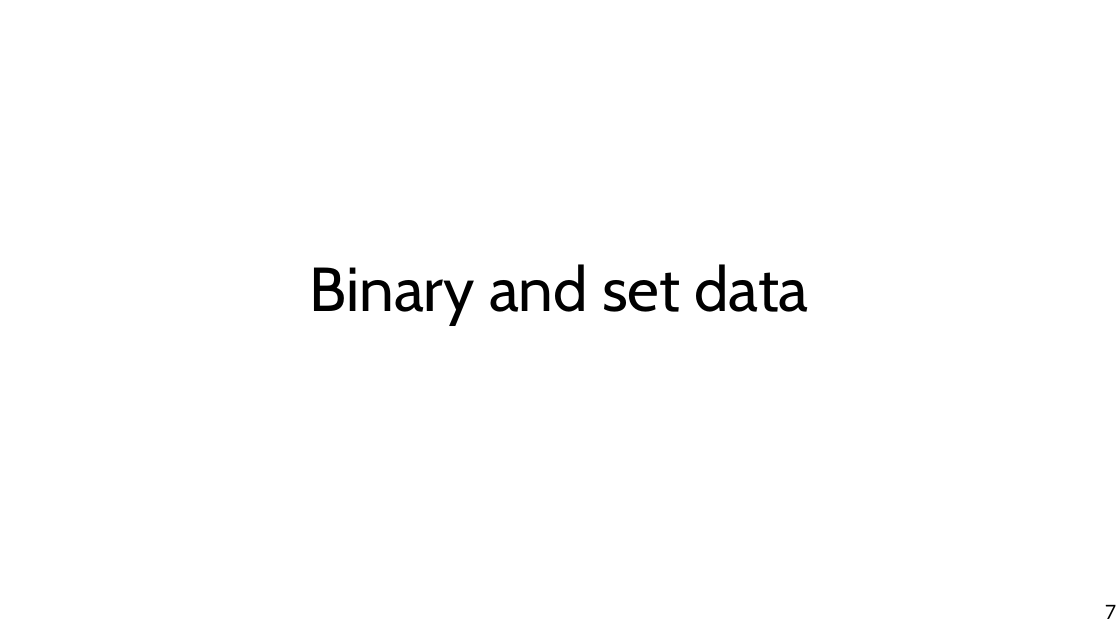
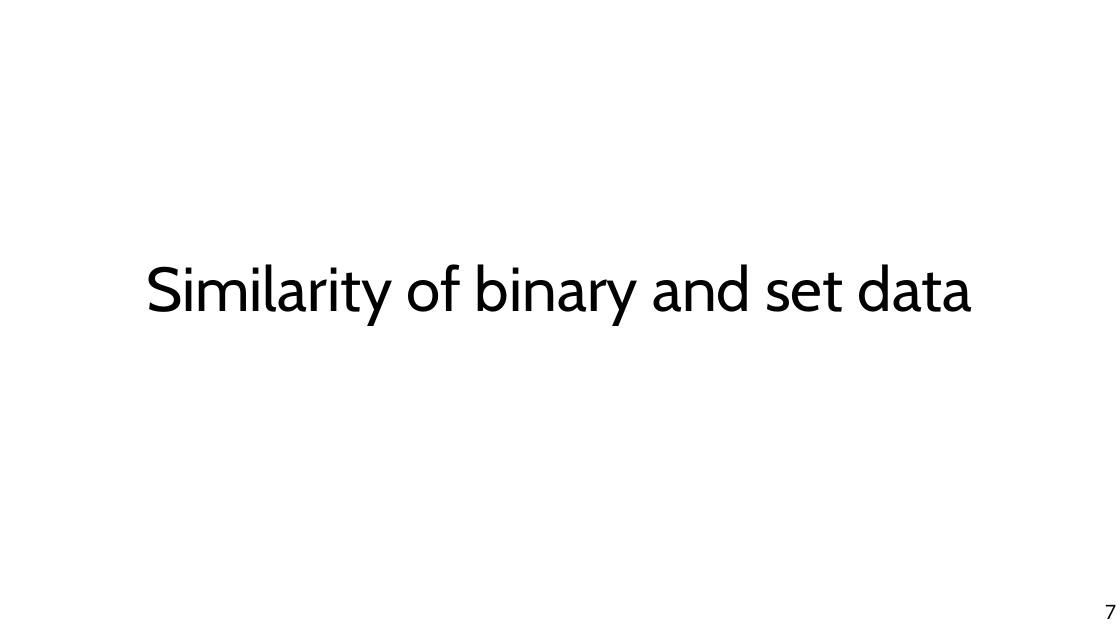
Before and after one commit to chatox/data-mining-course, a slide deck: slide 7 of theory/odp/tt07_sim_beyond_numerical.odp. Drawn at 1120x630 pixels with LibreOffice and Linux fonts; fonts in the diff are those of the drawing. Boxes give left, top, right and bottom in pixels: in the first picture for what was removed or moved away, otherwise in the second. Text is boxed around its words. In the diff, an @@ line names an element or a change of style, - is before the commit and + after.

```diff
--- a/theory/odp/tt07_sim_beyond_numerical.odp
+++ b/theory/odp/tt07_sim_beyond_numerical.odp
@@ title at box(146, 264, 972, 324): text changed @@
-Binary and set data
+Similarity of binary and set data
```
Also in this commit, not shown: 15 other slides changed, 2 slides added, 1 other file.
